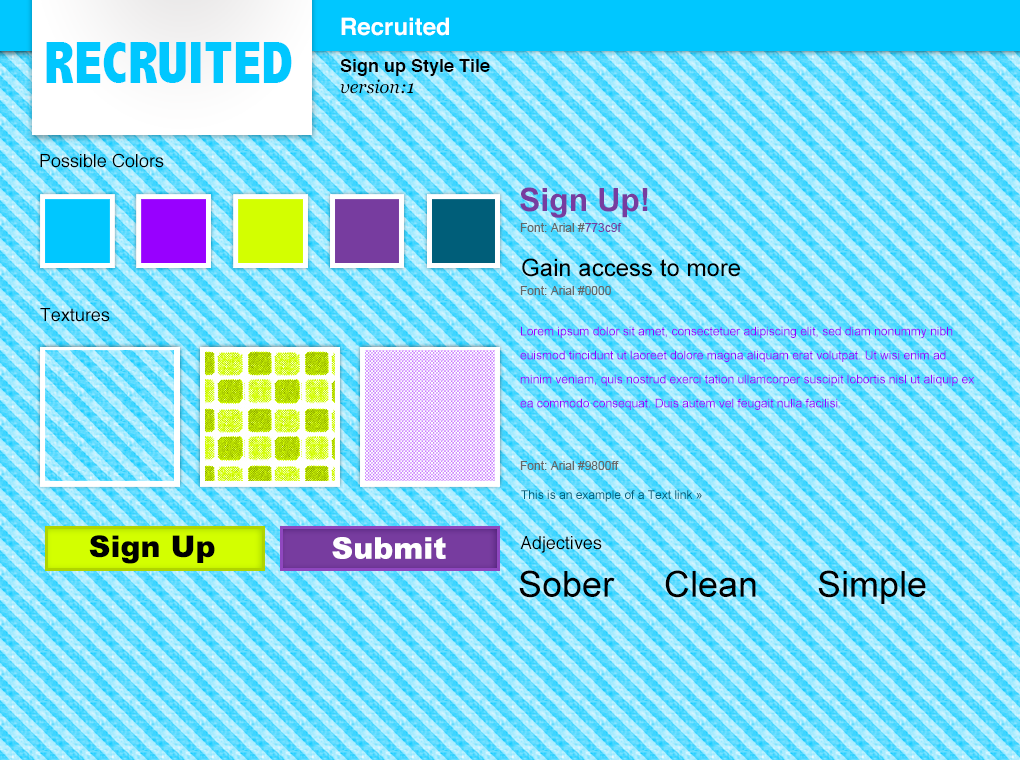
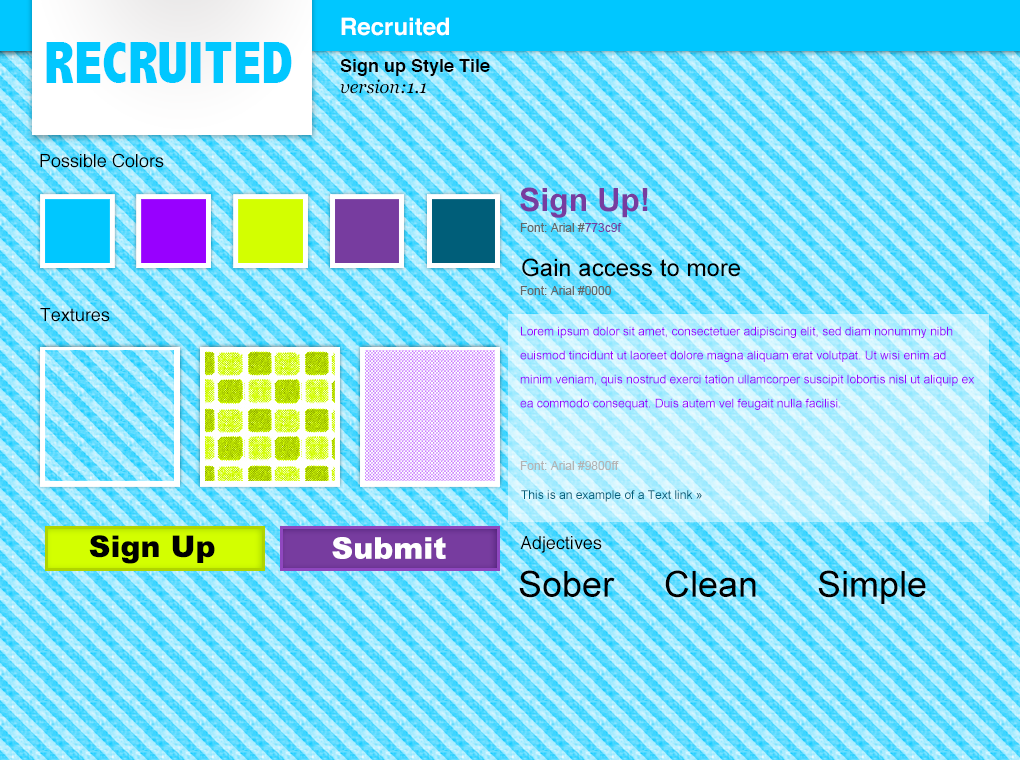
Layered file, before and after one edit (1020 x 760). Changes by layer:
renamed "version:1" to "version:1.1", painted on it over [343, 83, 426, 94]
added layer "Rectangle 1" in group "typography" over [508, 314, 989, 522]
